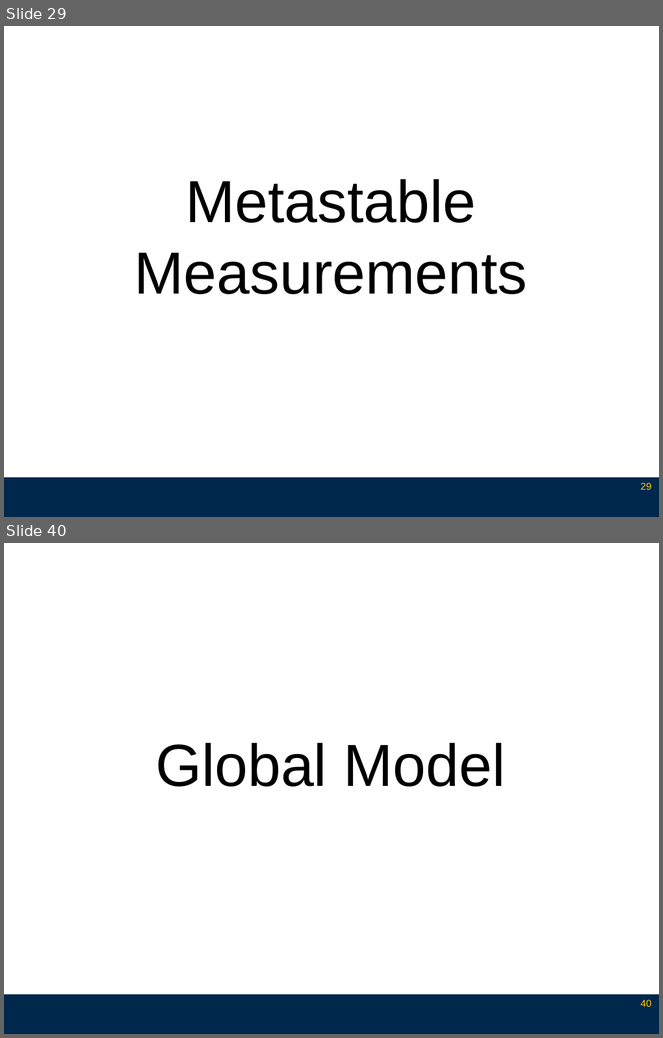
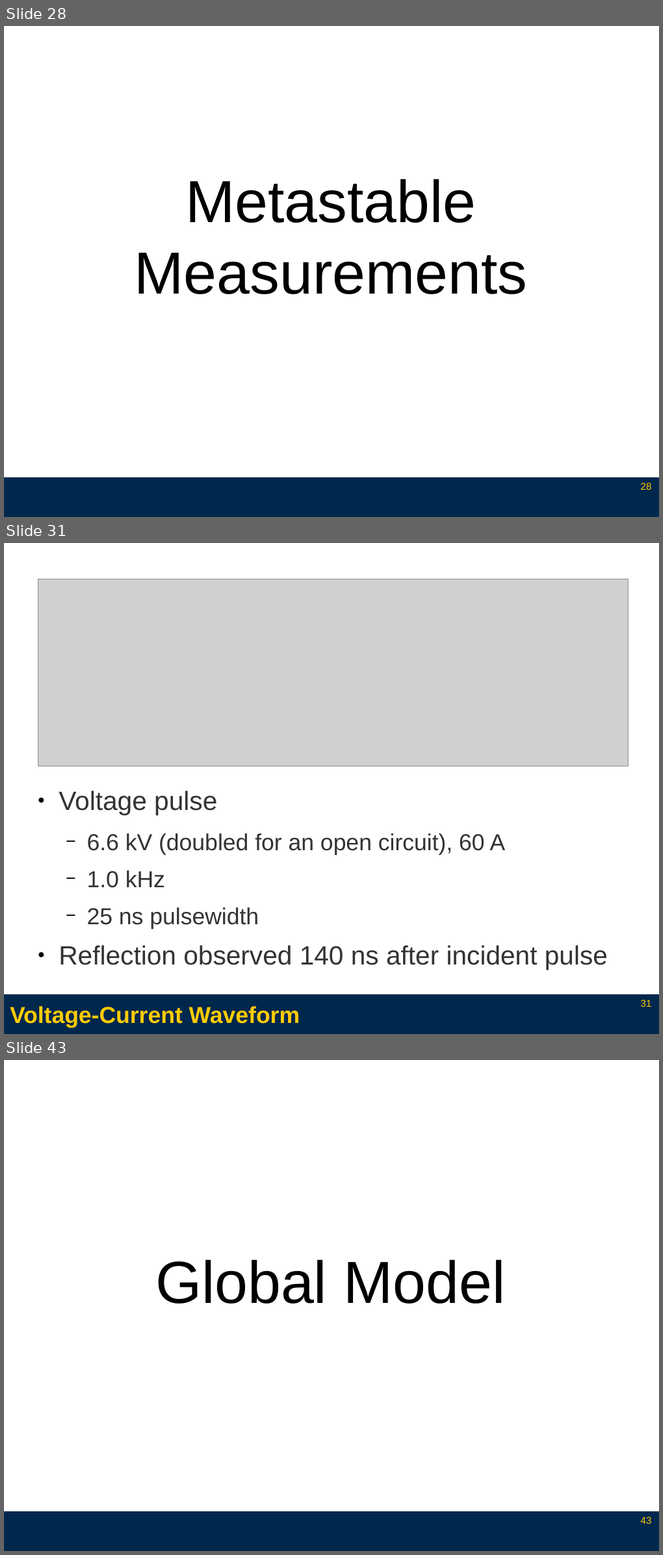
Before and after one commit to l3enny/dissertation, a slide deck: defense/presentation_annotated.odp. Shown one above the other, each under a label of ours: slides 29 and 40 before the commit, slides 28, 31 and 43 after it; the slides between them are not shown. The pictures are 663x1038 and 663x1555 pixels, drawn with LibreOffice and Linux fonts; fonts in the diff are those of the drawing; grey boxes stand for pictures. Boxes give left, top, right and bottom in pixels: in the first picture for what was removed or moved away, otherwise in the second. Text is boxed around its words. In the diff, an @@ line names an element or a change of style, - is before the commit and + after.

Commit message:
Finished with text additions for previous slides.

```diff
--- a/defense/presentation_annotated.odp
+++ b/defense/presentation_annotated.odp
@@ slide 31 added at [4,543,659,1034], background #FFFFFF; not listed: 1 template element that a slide beside it also shows @@
@@ picture added at [38,579,628,767] @@
@@ text added at [59,791,608,970], 28 pt, text #333333 @@
+● Voltage pulse
+  − 6.6 kV (doubled for an open circuit), 60 A
+  − 1.0 kHz
+  − 25 ns pulsewidth
+● Reflection observed 140 ns after incident pulse
@@ title added at [10,1006,300,1028], 28 pt, text #FFCB05, bold @@
+Voltage-Current Waveform
@@ page number added at [641,1000,652,1007], 12 pt, text #FFCB05 @@
+31
@@ what was slide 29 is now slide 28 @@
@@ page number at [641,483,652,490]: text changed @@
-29
+28
@@ what was slide 40 is now slide 43 @@
@@ page number at [641,1517,652,1524]: text changed @@
-40
+43
```
Also in this commit, not shown: 18 slides changed, 11 other slides added, 7 slides removed, 13 other files.
